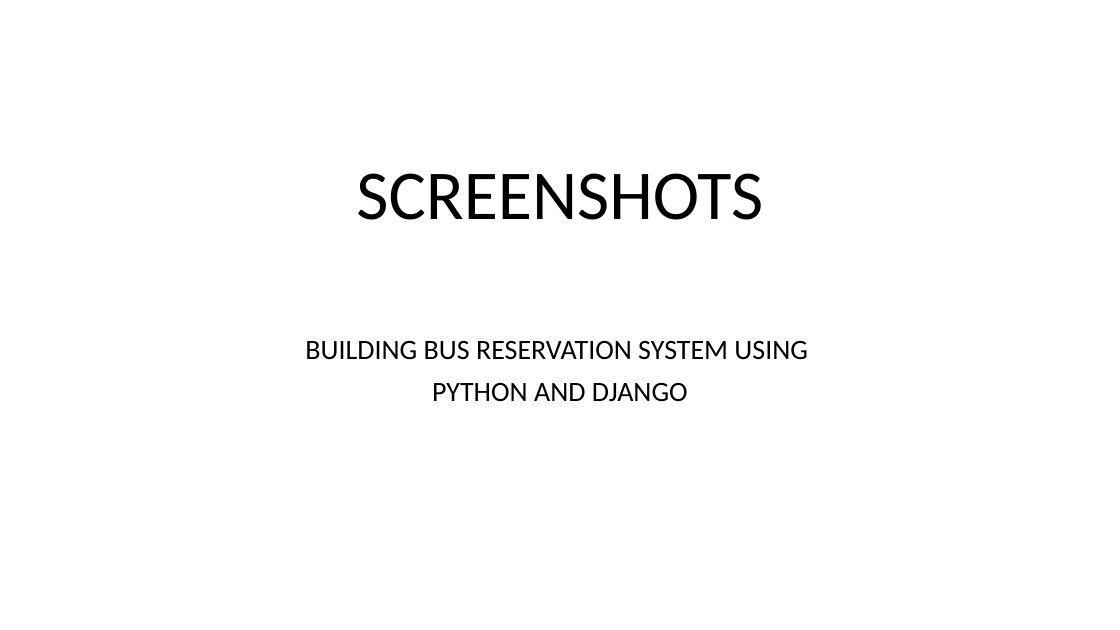
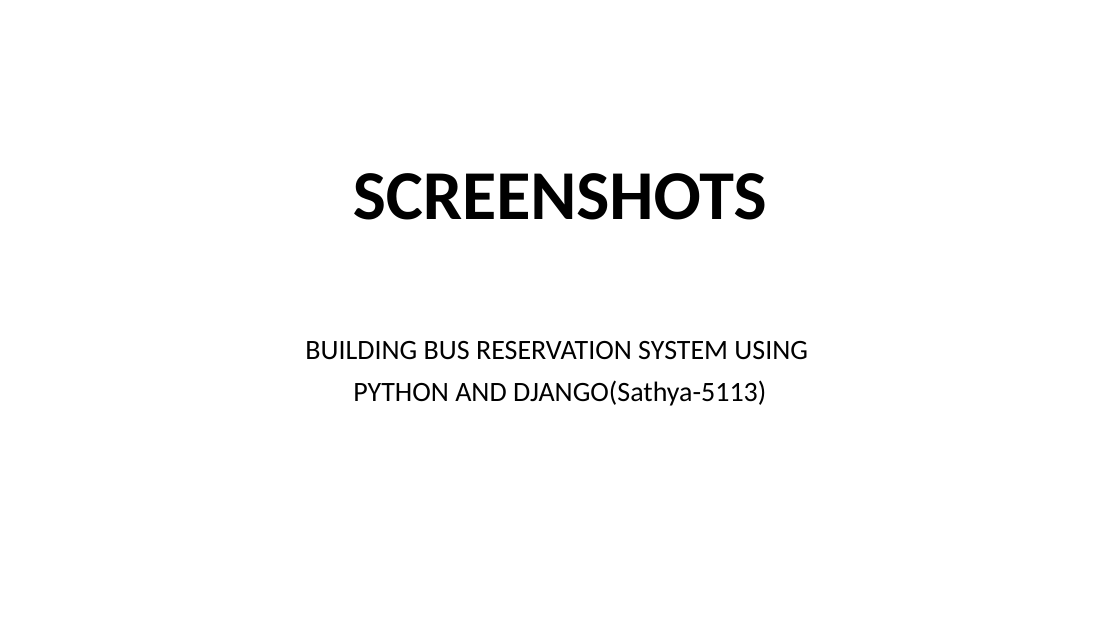
Before and after one commit to SATHYA-1408/Building-Bus-Reservation-System-using-Python-and-Django-SATHYA-P-5113-KINGSTON-, a slide deck: slide 1 of Building Bus Reservation system using python and django -SATHYA P(5113-KINGSTON)/SCREENSHOTS.pptx. Drawn at 1120x630 pixels with LibreOffice and Linux fonts; fonts in the diff are those of the drawing. Boxes give left, top, right and bottom in pixels: in the first picture for what was removed or moved away, otherwise in the second. Text is boxed around its words. In the diff, an @@ line names an element or a change of style, - is before the commit and + after.

```diff
--- a/Building Bus Reservation system using python and django -SATHYA P(5113-KINGSTON)/SCREENSHOTS.pptx
+++ b/Building Bus Reservation system using python and django -SATHYA P(5113-KINGSTON)/SCREENSHOTS.pptx
@@ title "SCREENSHOTS" at (353,173,767,220): bold on @@
@@ subtitle at (353,380,766,406): text changed @@
-PYTHON AND DJANGO
+PYTHON AND DJANGO(Sathya-5113)
```
Also in this commit, not shown: 4 slides added, 4 slides removed.
